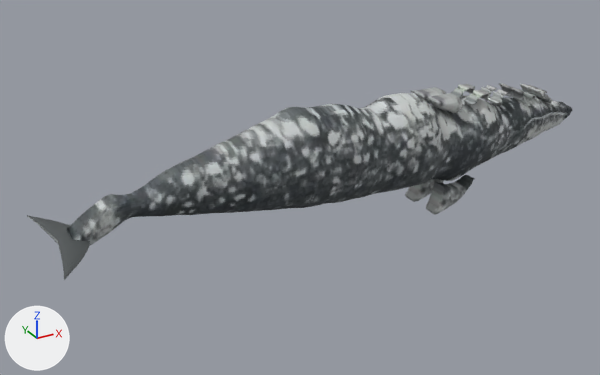
Before and after pictures for a commit that changed the glTF model public/aqua/models/fish/gray_whale.glb.
Before and after are seen from a camera (50 mm lens) standing at (6141.126, -2.184, 1.044) and looking at (6142.353, 0.046, -0.071). The axes (+X, +Y, +Z) are drawn at lower left. The lights are the same throughout. The first picture is the older version. Vertices at exactly the same position are counted once.

The first picture shows 'gray_whale'.
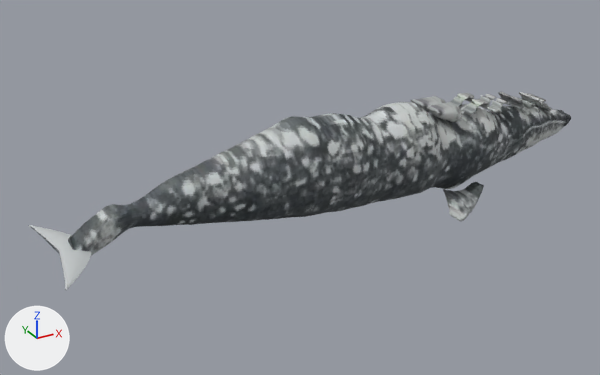
Patch to the scene script:
```diff
--- a/public/aqua/models/fish/gray_whale.glb.py
+++ b/public/aqua/models/fish/gray_whale.glb.py
@@ me_gray_whale @@
 # used by ob_gray_whale; location = (0.0, 0.0, 0.0)
-me_gray_whale.from_pydata(...)  # 3339 vertices, 6614 faces; spans x 6141.5..6143.5, y -0.22..0.22, z -0.23..0.23
+me_gray_whale.from_pydata(...)  # 3339 vertices, 6614 faces; spans x 6141.5..6143.5, y -0.23..0.23, z -0.19..0.19
+# me_gray_whale part 1: the loose piece of 1794 vertices spanning x 6141.57..6143.47, y -0.14..0.14, z -0.14..0.23 is moved by (0.0, 0.0, -0.03)
+# me_gray_whale part 2: the loose piece of 166 vertices spanning x 6142.8..6142.93, y 0.0..0.08, z 0.13..0.19 is moved by (0.0, 0.0, -0.03)
+# me_gray_whale part 3: the loose piece of 46 vertices spanning x 6142.97..6143.05, y 0.01..0.07, z 0.15..0.18 is moved by (0.0, 0.0, -0.03)
+# me_gray_whale part 4: the loose piece of 40 vertices spanning x 6143.08..6143.14, y 0.0..0.06, z 0.12..0.17 is moved by (0.0, 0.0, -0.03)
+# me_gray_whale part 5: the loose piece of 34 vertices spanning x 6143.18..6143.23, y 0.0..0.06, z 0.12..0.17 is moved by (0.0, 0.0, -0.03)
+# me_gray_whale part 6: the loose piece of 126 vertices spanning x 6143.29..6143.38, y -0.05..0.05, z 0.09..0.15 is moved by (0.0, 0.0, -0.03)
+# me_gray_whale part 7: the loose piece of 40 vertices spanning x 6143.47..6143.5, y -0.03..0.03, z 0.0..0.06 is moved by (0.0, 0.0, -0.03)
+# me_gray_whale part 8: the loose piece of 166 vertices spanning x 6142.8..6142.93, y -0.08..0.0, z 0.13..0.19 is moved by (0.0, 0.0, -0.03)
+# me_gray_whale part 9: the loose piece of 46 vertices spanning x 6142.97..6143.05, y -0.07..-0.01, z 0.15..0.18 is moved by (0.0, 0.0, -0.03)
+# me_gray_whale part 10: the loose piece of 40 vertices spanning x 6143.08..6143.14, y -0.06..0.0, z 0.12..0.17 is moved by (0.0, 0.0, -0.03)
+# me_gray_whale part 11: the loose piece of 34 vertices spanning x 6143.18..6143.23, y -0.06..0.0, z 0.12..0.17 is moved by (0.0, 0.0, -0.03)
+# me_gray_whale part 12: the loose piece of 16 vertices spanning x 6143.26..6143.29, y -0.05..0.0, z 0.12..0.14 is moved by (0.0, 0.0, -0.03)
+# me_gray_whale part 13: the loose piece of 195 vertices spanning x 6141.5..6141.63, y -0.22..0.22, z -0.07..-0.04 is moved by (0.0, 0.0, -0.03)
+# me_gray_whale part 14: 580 of 3339 vertices moved; they spanned x 6142.82..6143.0, y -0.1..0.1, z -0.23..-0.12 and now span x 6142.82..6143.0, y -0.23..0.23, z -0.19..-0.13; mean shift (0.0, 0.0, 0.01); largest move (6142.83, 0.04, -0.23) -> (6142.83, 0.18, -0.19)
+# other edits to the shape of me_gray_whale do not show in these pictures
 me_gray_whale.materials.append(mat_painted_pbr_atlas)
```

Location of each change, (x1, y1, x2, y2) in pixels of the pictures (600 x 375 px; the box of a moved part takes in the faces that stretch with it):
'gray_whale', reshaped: before (27, 83, 572, 280); after (29, 92, 571, 290)
part 1 of me_gray_whale, moved or reshaped: before (67, 93, 568, 245); after (68, 102, 566, 255)
part 2 of me_gray_whale, moved or reshaped: before (411, 87, 446, 104); after (410, 96, 445, 113)
part 3 of me_gray_whale, moved or reshaped: before (451, 84, 475, 98); after (450, 93, 474, 107)
part 4 of me_gray_whale, moved or reshaped: before (480, 85, 497, 101); after (480, 94, 496, 109)
part 5 of me_gray_whale, moved or reshaped: before (499, 83, 513, 97); after (498, 92, 512, 105)
part 6 of me_gray_whale, moved or reshaped: before (520, 84, 553, 103); after (519, 92, 552, 111)
part 7 of me_gray_whale, moved or reshaped: before (566, 105, 572, 118); after (564, 113, 571, 126)
part 8 of me_gray_whale, moved or reshaped: before (427, 93, 462, 113); after (426, 102, 462, 122)
part 9 of me_gray_whale, moved or reshaped: before (464, 89, 489, 105); after (463, 98, 489, 114)
part 10 of me_gray_whale, moved or reshaped: before (488, 89, 508, 106); after (487, 98, 508, 114)
part 11 of me_gray_whale, moved or reshaped: before (510, 87, 525, 101); after (509, 96, 524, 110)
part 12 of me_gray_whale, moved or reshaped: before (523, 92, 537, 99); after (523, 100, 536, 107)
part 13 of me_gray_whale, moved or reshaped: before (27, 215, 90, 280); after (29, 225, 91, 290)
part 14 of me_gray_whale, moved or reshaped: before (405, 175, 475, 215); after (443, 182, 484, 221)
